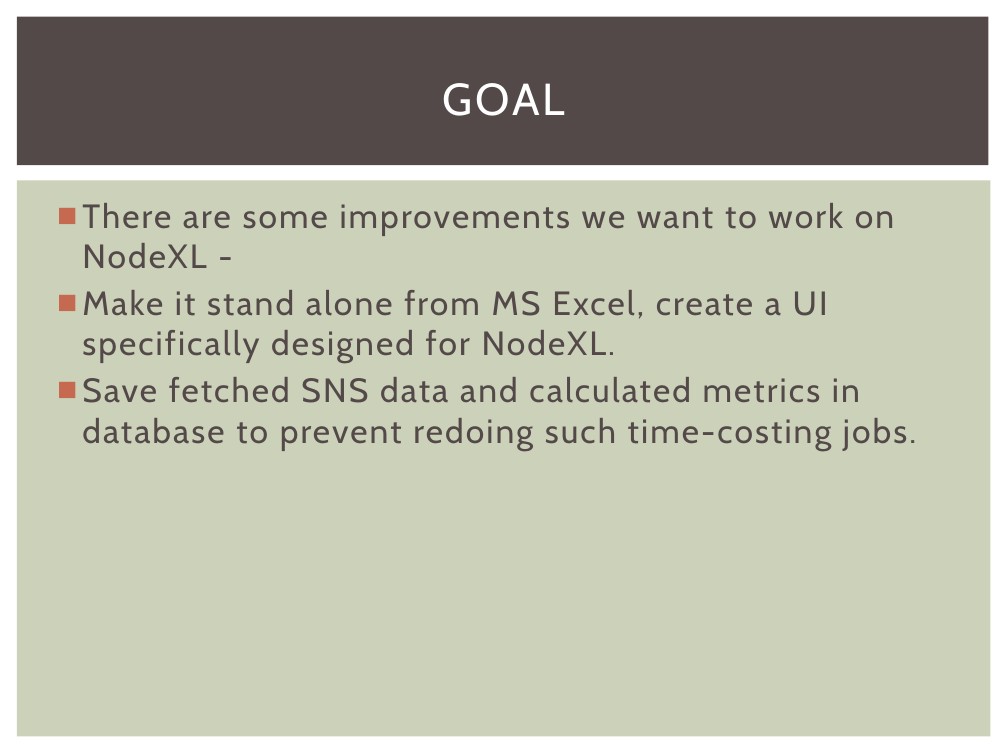
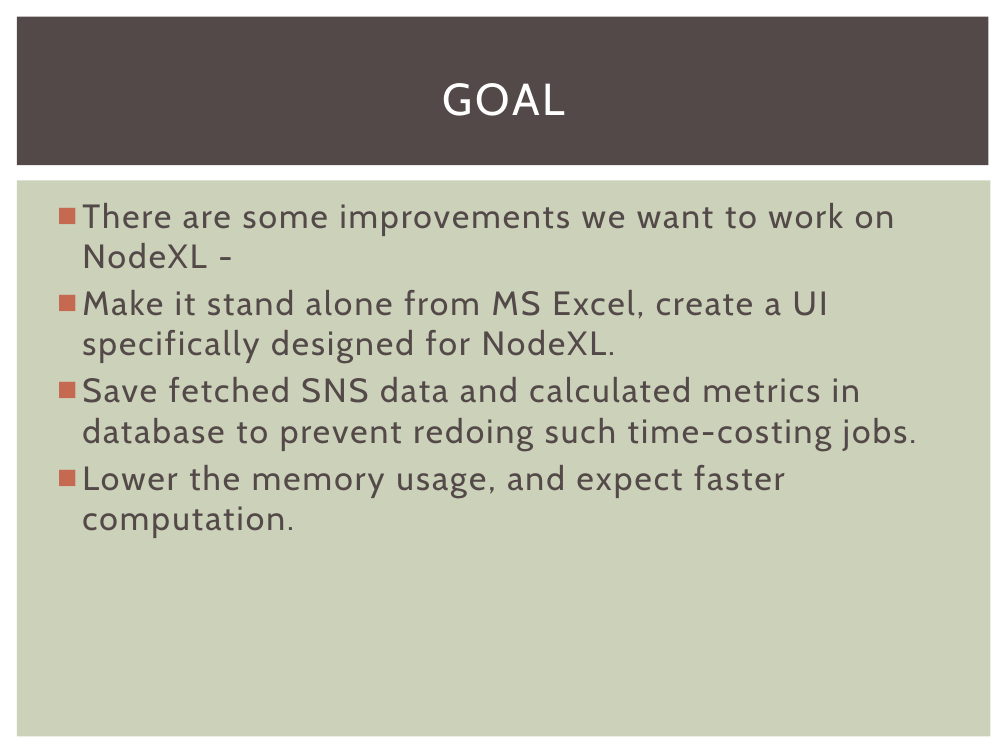
Before and after one commit to 2014-sed-team3/term-project, a slide deck: slide 4 of project/report/report.pptx. Drawn at 1008x756 pixels with LibreOffice and Linux fonts; fonts in the diff are those of the drawing. Boxes give left, top, right and bottom in pixels: in the first picture for what was removed or moved away, otherwise in the second. Text is boxed around its words. In the diff, an @@ line names an element or a change of style, - is before the commit and + after.

```diff
--- a/project/report/report.pptx
+++ b/project/report/report.pptx
@@ text at (82, 465, 785, 538): paragraph added @@
+■ Lower the memory usage, and expect faster computation.
```
Also in this commit, not shown: 9 other slides changed, 9 slides added, 6 slides removed, 1 other file.
